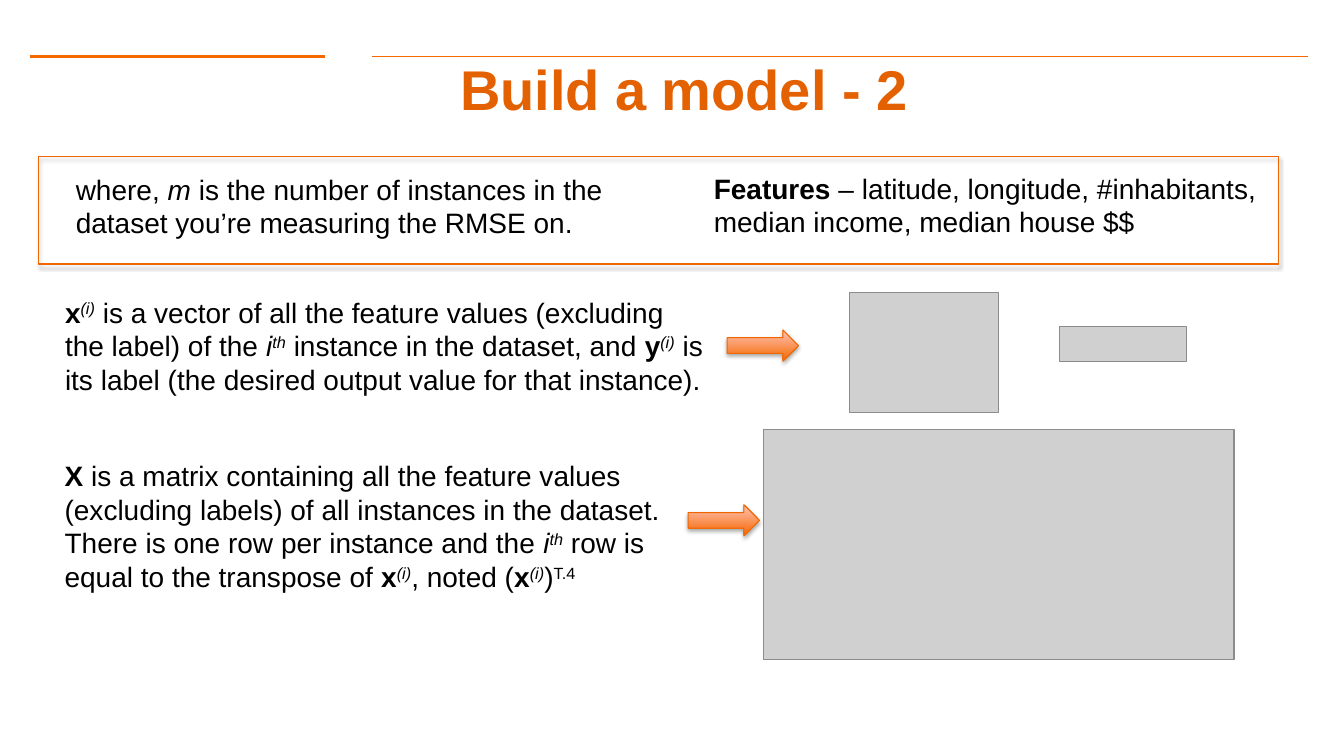
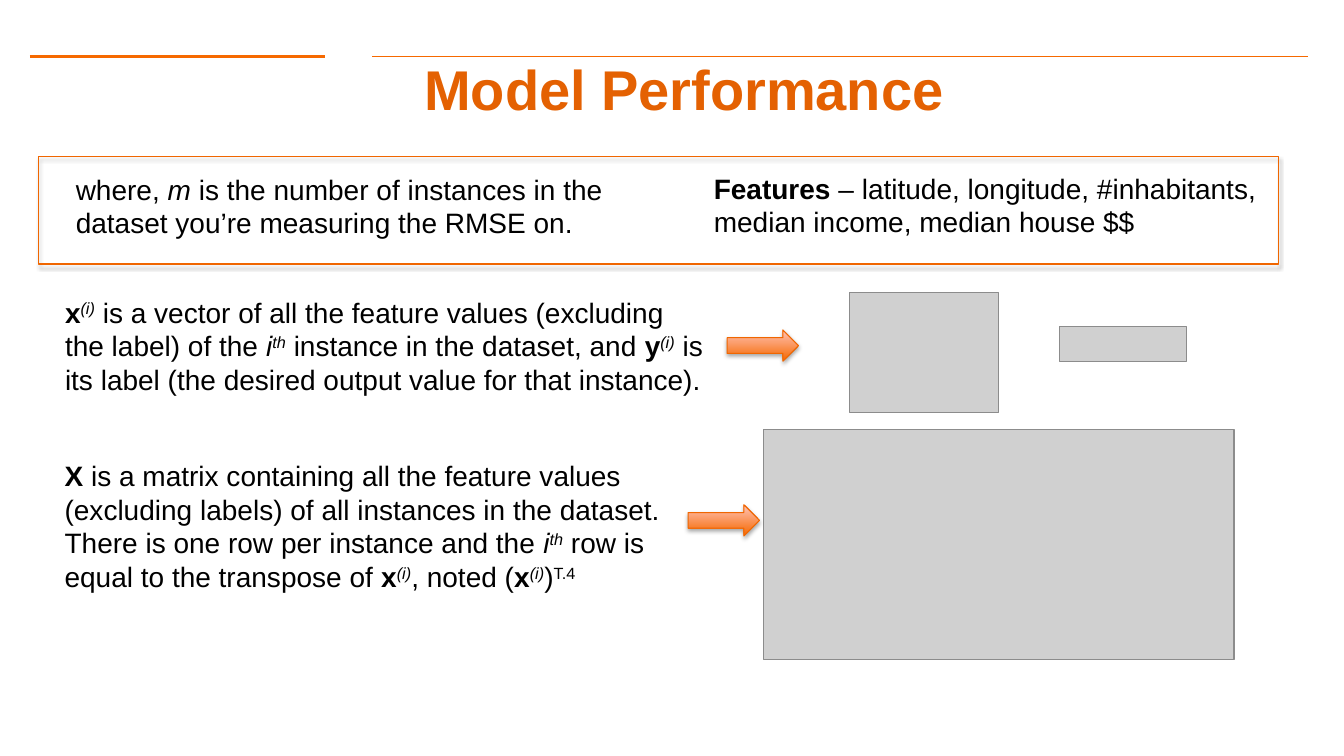
Before and after one commit to gk5951/RIT-DSCI-633-FDS, a slide deck: slide 40 of Syllabus/Lecture02/Lec02.pptx. Drawn at 1344x756 pixels with LibreOffice and Linux fonts; fonts in the diff are those of the drawing; grey boxes stand for pictures; background and template pictures are left out. Boxes give left, top, right and bottom in pixels: in the first picture for what was removed or moved away, otherwise in the second. Text is boxed around its words. In the diff, an @@ line names an element or a change of style, - is before the commit and + after.

```diff
--- a/Syllabus/Lecture02/Lec02.pptx
+++ b/Syllabus/Lecture02/Lec02.pptx
@@ title at box(424, 69, 943, 111): text changed @@
-Build a model - 2
+Model Performance
```
Also in this commit, not shown: 8 other slides changed, 2 slides added, 2 slides removed, 4 other files.
